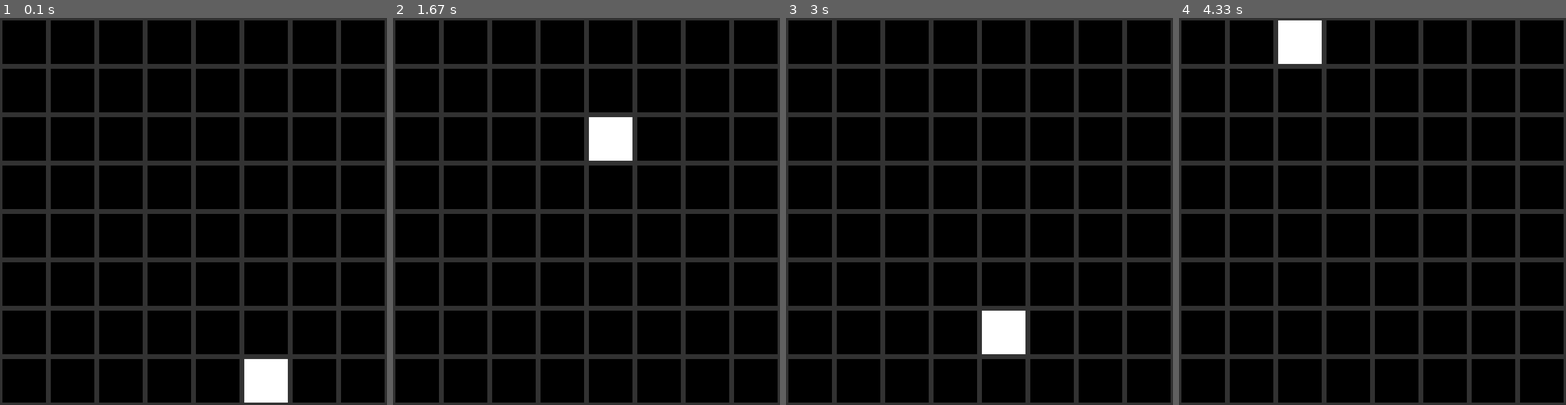
Above: before the commit, frames 1-4 (left to right).
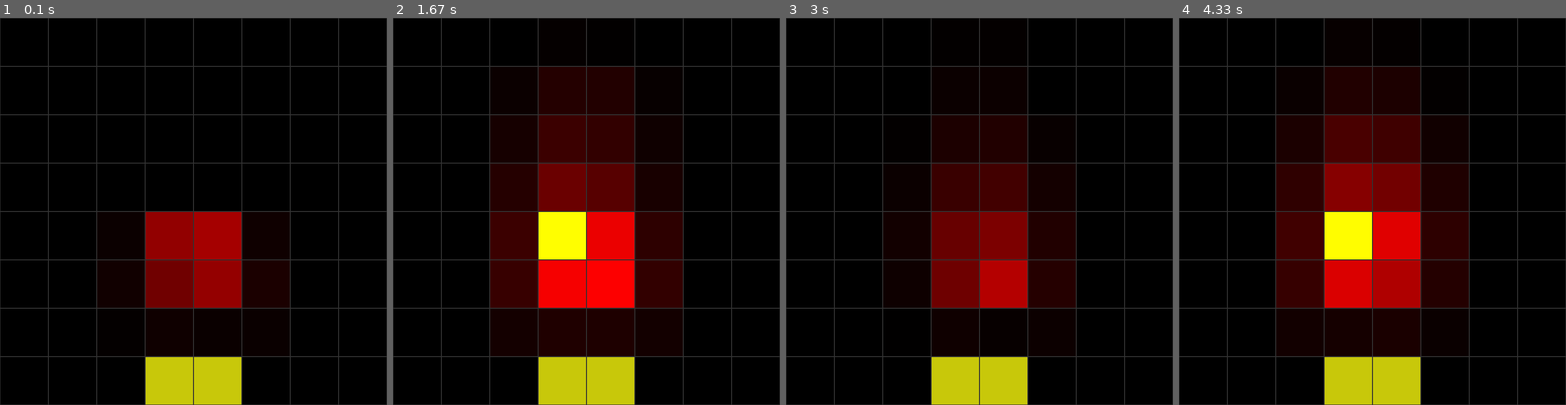
Above: after the commit, the same moments.

Repository: Mo0dy/Code4Fun
Game: pygame game, started from Projects/MatrixAnimations/Matrix.py
The game is run twice, just before and just after one commit, with the same random seed, the same clock (stepped at 60 frames per second) and the same inputs.
Inputs:
- Up to frame 1 (0.1 s): no input
- Up to frame 2 (1.67 s): no input
- Up to frame 3 (3 s): no input
- Up to frame 4 (4.33 s): no input

The runs differ from the first frame. In frame 1, 25% of the frame differs, in the area x 0-100%, y 0-100%; in frame 2, 39%; in frame 3, 31%; in frame 4, 42%.

Commit message:
finished flame simulation

Diff:
--- /dev/null
+++ b/Projects/FlameSimulation.py
@@ -0,0 +1,115 @@
+from Code4Fun.Utility.Vec2 import *
+import numpy as np
+import pygame as pg
+from scipy.ndimage.filters import convolve
+import pygame.surfarray
+import scipy.ndimage
+import numba as nb
+
+
+mat_shape = 300, 500
+
+
+mul_dx = 0.05
+mul_dy = 0.03
+random_fac = 0.05
+start_y_mul = 0.9
+
+cooldown = 0.5
+
+
+pg.init()
+origin = Vec2(np.array(mat_shape)) / 2
+screen = pg.display.set_mode(mat_shape)
+pg.display.set_caption("Fire Animation")
+clock = pg.time.Clock()
+font = pg.font.SysFont("comicsansms", 50)
+
+
+heat_mat = np.zeros(mat_shape, dtype=np.float)
+res = 6
+ign_x = int(heat_mat.shape[0] / 2)
+ign_y = int(heat_mat.shape[1] * start_y_mul)
+ign_dy = int(heat_mat.shape[1] * mul_dy / 5) * 5
+ign_dx = int(heat_mat.shape[0] * mul_dx / 5) * 5
+ignition_area = np.array([[ign_x - ign_dx, ign_x + ign_dx], [ign_y - ign_dy, ign_y + ign_dy]])
+
+
+def update_ignition_values():
+    global ignition_values
+    # ignition_values = np.reshape(np.random.random_integers(50, 60, ign_dx * 4 * ign_dy), (ign_dx * 2, ign_dy * 2)) * 8
+    ignition_values = np.reshape(np.random.random_integers(50, 60, int(ign_dx * ign_dy * 4 / res ** 2)), (int(ign_dx * 2 / res), int(ign_dy * 2 / res))) * 8
+    ignition_values = scipy.ndimage.zoom(ignition_values, res, order=0)
+
+
+update_ignition_values()
+heat_mat[ignition_area[0][0]: ignition_area[0][1], ignition_area[1][0]: ignition_area[1][1]] = ignition_values
+
+
+con_mat = np.array([[0.02, 0.15, 0.12],
+                    [0.02, -1, 0.4],
+                    [0.02, 0.15, 0.12]])
+
+
+@nb.guvectorize([(nb.uint8[:, :, :], nb.float64[:, :])], '(a,b,c),(a,b)', target='parallel', cache=True)
+def render(screen_mat, mat):
+    for i in range(mat.shape[0]):
+        for j in range(mat.shape[1]):
+            if mat[i, j] < 255:
+                screen_mat[i, j, 0] = mat[i, j]
+                screen_mat[i, j, 1] = 0
+                screen_mat[i, j, 2] = 0
+            elif mat[i, j] < 510:
+                screen_mat[i, j, 0] = 255
+                screen_mat[i, j, 1] = mat[i, j] - 255
+                screen_mat[i, j, 2] = 0
+
+                if screen_mat[i, j, 1] > 255:
+                    screen_mat[i, j, 1] = 255
+            else:
+                screen_mat[i, j, 0] = 255
+                screen_mat[i, j, 1] = 255
+                screen_mat[i, j, 2] = 0
+
+
+@nb.guvectorize([(nb.float64[:, :], nb.float64, nb.float64[:, :])], '(a,b),(),(c,d)', target='parallel', cache=True)
+def fast_update(mat, cool, lap_mat):
+    for i in range(heat_mat.shape[0] - 2):
+        ii = i + 1
+        for j in range(heat_mat.shape[1] - 2):
+            jj = j + 1
+            my_sum = 0
+            for a in range(3):
+                for b in range(3):
+                    my_sum += heat_mat[i + a, j + b] * lap_mat[a, b]
+            mat[ii, jj] += my_sum - cool
+            if mat[ii, jj] < 0:
+                mat[ii, jj] = 0
+
+
+iterator = 0
+def update():
+    global heat_mat, iterator
+    # sparking flame:
+    if np.random.rand() < random_fac:
+        update_ignition_values()
+    heat_mat[ignition_area[0][0]: ignition_area[0][1], ignition_area[1][0]: ignition_area[1][1]] = ignition_values
+    # heat_mat[130: 170, 390: 400] = 0
+    # diffusion
+    fast_update(heat_mat, cooldown, con_mat)
+
+    if iterator % 20:
+        render(pg.surfarray.pixels3d(screen), heat_mat)
+    iterator += 1
+
+
+loop = True
+while loop:
+    clock.tick()
+    for e in pg.event.get():
+        if e.type == pg.QUIT:
+            loop = False
+
+    update()
+    pg.display.flip()
+pg.quit()
--- a/Projects/MatrixAnimations/Matrix.py
+++ b/Projects/MatrixAnimations/Matrix.py
@@ -7,11 +7,11 @@
 import Code4Fun.Projects.MatrixAnimations.BouncingParticles as bPart
 
 mat_shape = np.array([8, 8, 3])
-margins = 5
+margins = 1
 resolution = 1
 content = np.zeros(mat_shape)
 
-bPart.init(mat_shape, 1)
+gFlame.init(mat_shape, 1)
 
 
 pg.init()
@@ -34,7 +34,7 @@
 
 def update():
     global content
-    bPart.update(content)
+    gFlame.update(content)
 
 def draw():
     global content
